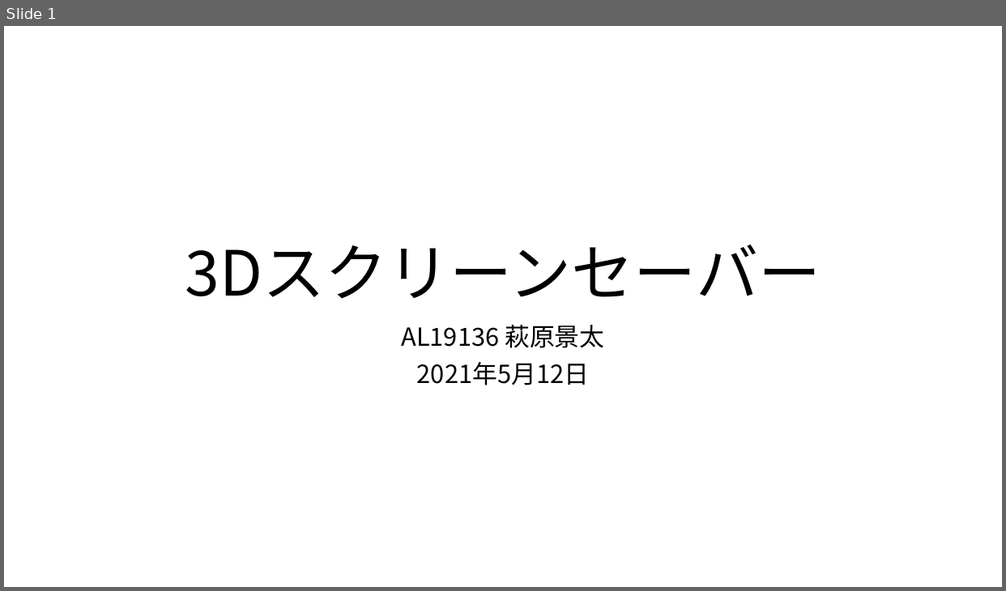
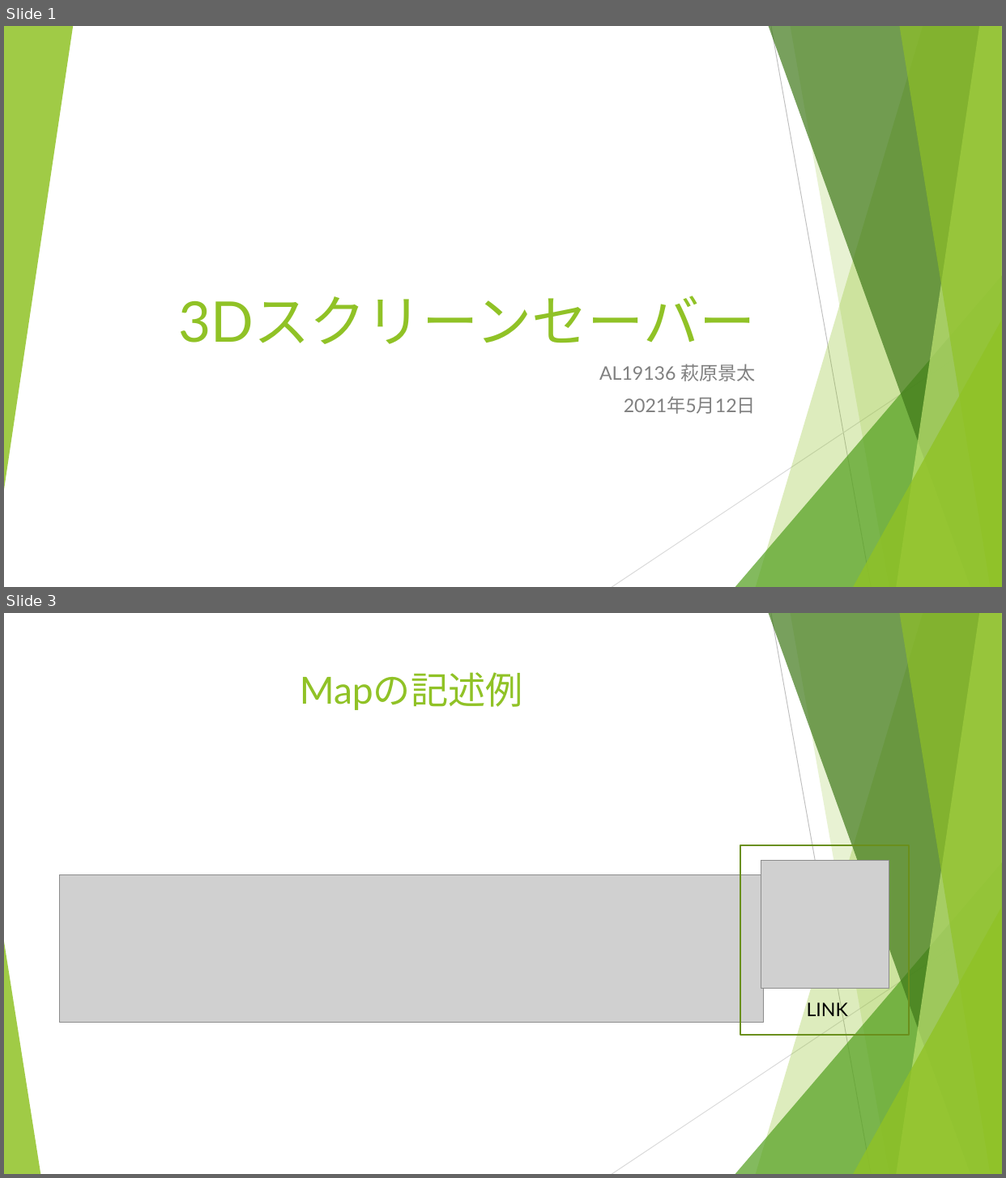
Before and after one commit to Rashoru-Infinity/advanced_1a_screen_saver, a slide deck: presentation.pptx. Shown one above the other, each under a label of ours: slide 1 before the commit, slides 1 and 3 after it; the slides between them are not shown. The pictures are 1006x591 and 1006x1178 pixels, drawn with LibreOffice and Linux fonts; fonts in the diff are those of the drawing; grey boxes stand for pictures. Boxes give left, top, right and bottom in pixels: in the first picture for what was removed or moved away, otherwise in the second. Text is boxed around its words. In the diff, an @@ line names an element or a change of style, - is before the commit and + after.

```diff
--- a/presentation.pptx
+++ b/presentation.pptx
@@ slide 3 added at box(4, 613, 1002, 1174), background #FFFFFF; not listed: 9 template elements that a slide beside it also shows @@
@@ title added at box(300, 672, 523, 710), 36 pt, text #90C226 @@
+Mapの記述例
@@ rectangle added at box(740, 845, 910, 1035), outline #6B901C 1.5 pt @@
@@ picture added at box(59, 875, 763, 1022) @@
@@ picture added at box(761, 861, 889, 989) @@
@@ triangle added at box(4, 942, 40, 1174), fill #90C226 at 85% opacity @@
@@ text added at box(807, 1002, 848, 1021), 18 pt, text #000000 @@
+LINK
@@ slide 1 changed as well @@
@@ group added at box(4, 26, 1002, 587): 5 freeform shapes, 3 triangles, 2 lines @@
@@ title "3Dスクリーンセーバー": place and size @@
-title "3Dスクリーンセーバー" at box(185, 245, 820, 299)
+title "3Dスクリーンセーバー" at box(178, 296, 755, 344)
@@ title "3Dスクリーンセーバー" at box(178, 296, 755, 344): size 60 to 54 pt, font Noto Sans CJK JP to Lato, text colour #000000 to #90C226; alignment centre to right; line spacing 0.9 to 1 @@
@@ subtitle "AL19136 萩原景太": place and size @@
-subtitle "AL19136 萩原景太" at box(401, 325, 604, 386)
+subtitle "AL19136 萩原景太" at box(599, 364, 756, 414)
@@ subtitle "AL19136 萩原景太" at box(599, 364, 756, 414): size 24 to 18 pt, font Noto Sans CJK JP to Lato, text colour #000000 to #808080; alignment centre to right; line spacing 0.9 to 1 @@
```
Also in this commit, not shown: 7 other slides changed, 2 other slides added, 2 slides removed, 2 other files.
